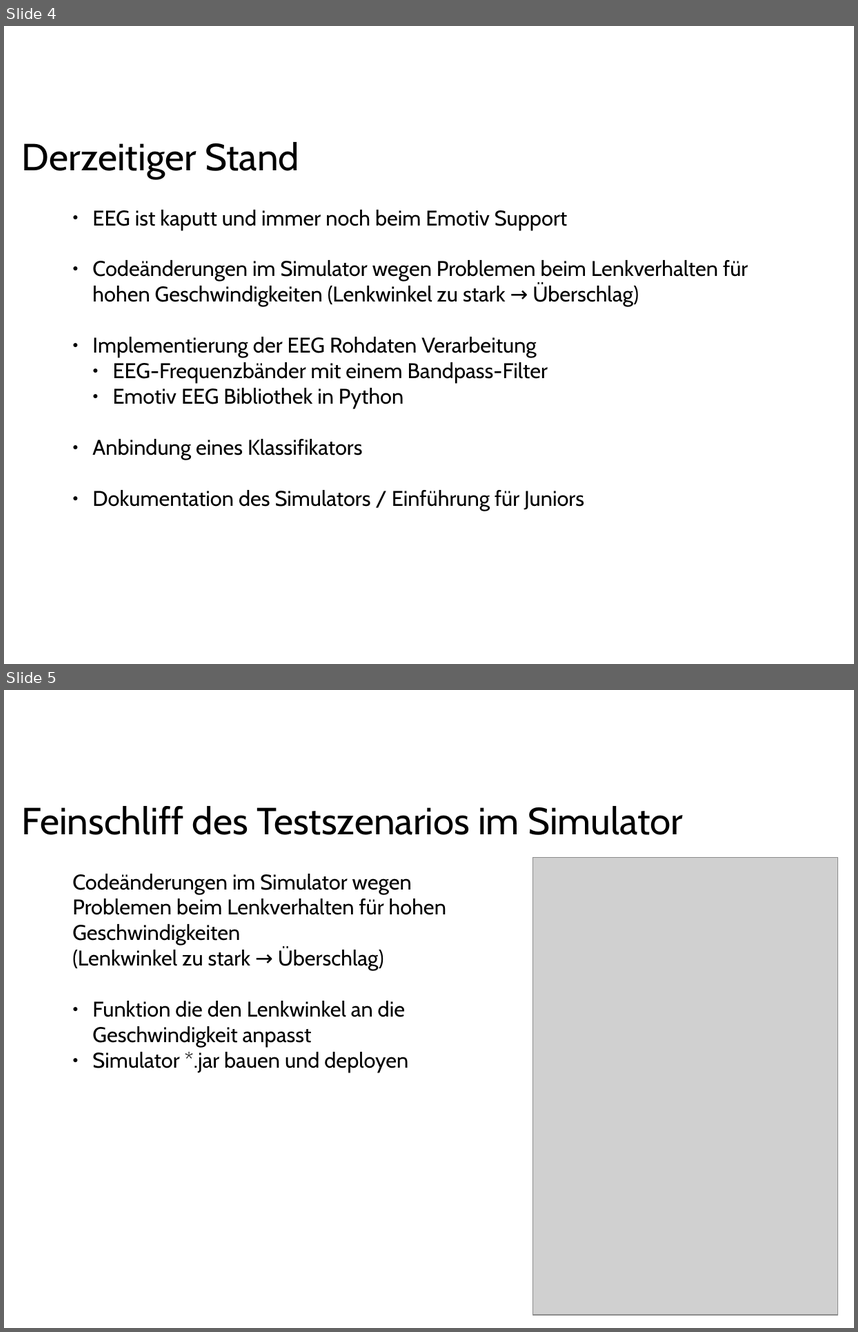
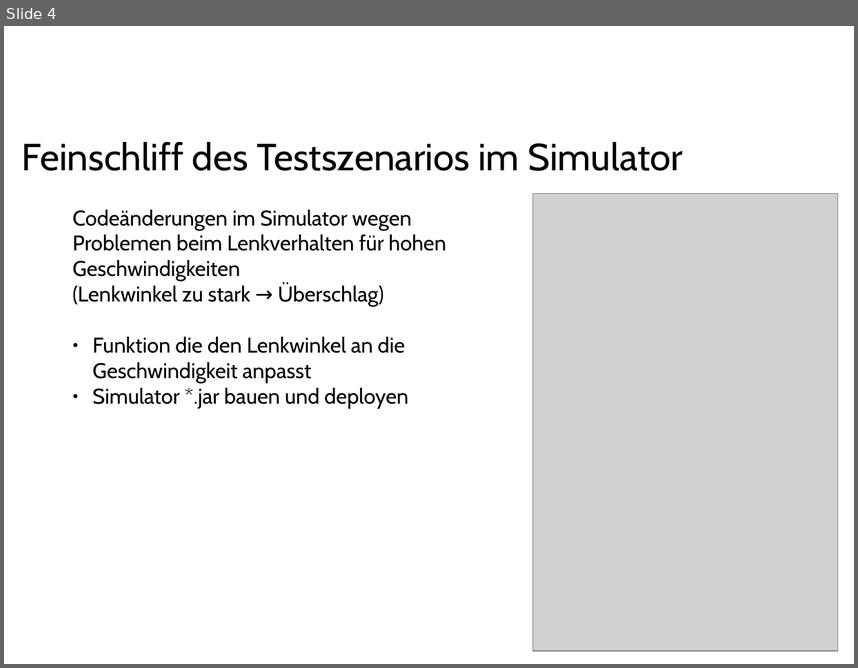
Before and after one commit to ppasler/current-adas, a slide deck: project/presentation/Praesentation_PoSDBoS_Pasler.odp. Shown one above the other, each under a label of ours: slides 4 and 5 before the commit, slide 4 after it. The pictures are 858x1332 and 858x668 pixels, drawn with LibreOffice and Linux fonts; fonts in the diff are those of the drawing; grey boxes stand for pictures; background and template pictures are left out. Boxes give left, top, right and bottom in pixels: in the first picture for what was removed or moved away, otherwise in the second. Text is boxed around its words. In the diff, an @@ line names an element or a change of style, - is before the commit and + after.

```diff
--- a/project/presentation/Praesentation_PoSDBoS_Pasler.odp
+++ b/project/presentation/Praesentation_PoSDBoS_Pasler.odp
@@ slide 4 removed at (4,26,854,664), background #FFFFFF @@
@@ text removed at (22,142,299,178) @@
-Derzeitiger Stand
@@ text removed at (92,210,748,510) @@
-● EEG ist kaputt und immer noch beim Emotiv Support
-● Codeänderungen im Simulator wegen Problemen beim Lenkverhalten für hohen Geschwindigkeiten (Lenkwinkel zu stark → Überschlag)
-● Implementierung der EEG Rohdaten Verarbeitung
-  ● EEG-Frequenzbänder mit einem Bandpass-Filter
-  ● Emotiv EEG Bibliothek in Python
-● Anbindung eines Klassifikators
-● Dokumentation des Simulators / Einführung für Juniors
@@ what was slide 5 is now slide 4 @@
```
Also in this commit, not shown: 1 slide changed, 1 slide added, 1 other slide removed, 1 other file.
